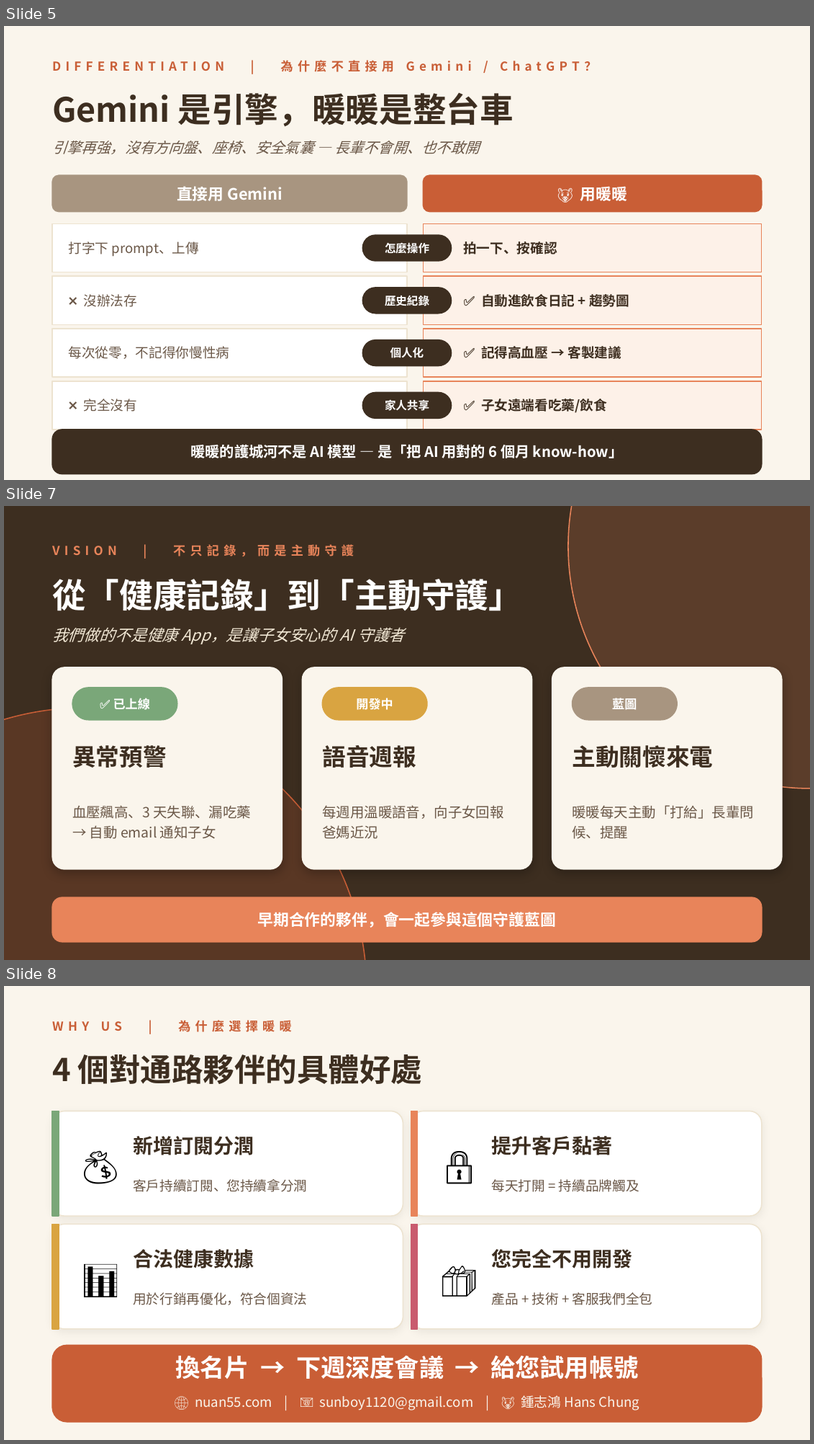
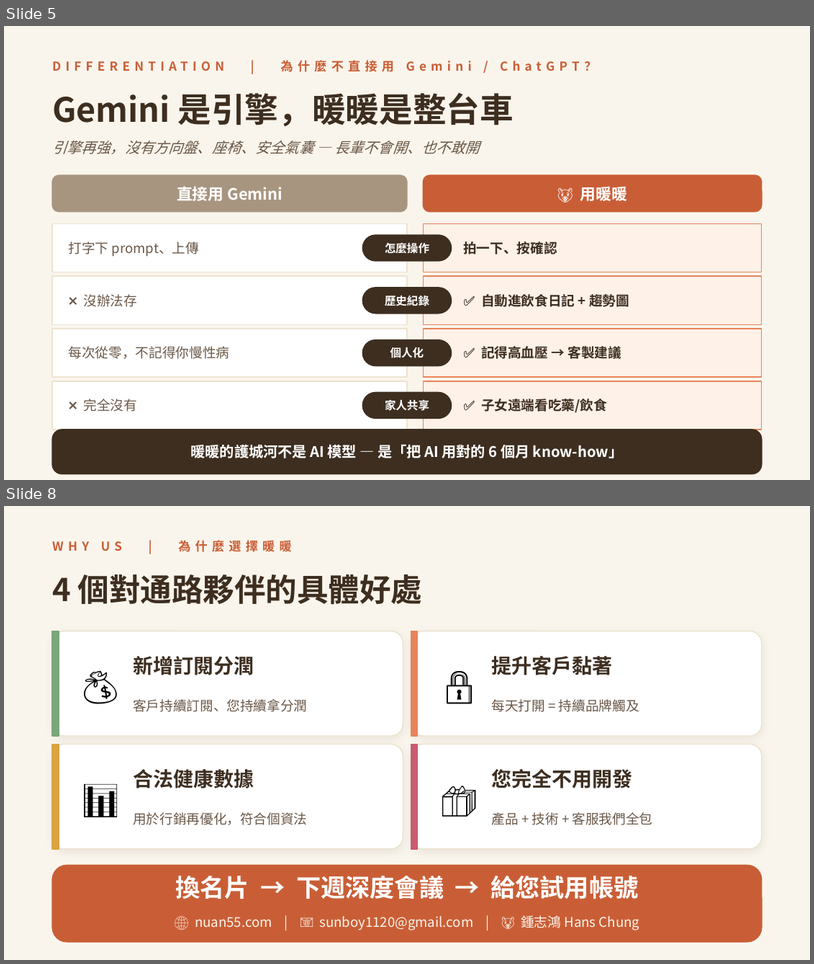
Before and after one commit to HansChung/55-health, a slide deck: pitch/暖暖-通路招商-5min.pptx. Shown one above the other, each under a label of ours: slides 5, 7 and 8 before the commit, slides 5 and 8 after it; the slides between them are not shown. The pictures are 814x1444 and 814x964 pixels, drawn with LibreOffice and Linux fonts; fonts in the diff are those of the drawing. Boxes give left, top, right and bottom in pixels: in the first picture for what was removed or moved away, otherwise in the second. Text is boxed around its words. In the diff, an @@ line names an element or a change of style, - is before the commit and + after.

Commit message:
feat: upgrade vision slide to 3-horizon partner roadmap
Replace the simple vision slide with a strategic 3-horizon roadmap
(H1 Proactive Care / H2 Health Platform / H3 Silver Ecosystem), each
showing status, features, and the partner revenue opportunity at that
stage. Adds 04-願景藍圖.md with full roadmap narrative and pitch script.

Reframes the product as a growing platform — early partners get
priority and better terms at each new stage.

```diff
--- a/pitch/暖暖-通路招商-5min.pptx
+++ b/pitch/暖暖-通路招商-5min.pptx
@@ slide 7 removed at <box>4,506,810,960</box>, background #3D2E20 @@
@@ ellipse removed at <box>568,506,810,788</box> @@
@@ text removed at <box>52,544,354,556</box> @@
-VISION | 不只記錄，而是主動守護
@@ text removed at <box>52,579,522,611</box> @@
-從「健康記錄」到「主動守護」
@@ text removed at <box>52,627,404,644</box> @@
-我們做的不是健康 App，是讓子女安心的 AI 守護者
@@ rounded rectangle removed at <box>52,667,282,869</box> @@
@@ rounded rectangle removed at <box>302,667,532,869</box> @@
@@ rounded rectangle removed at <box>553,667,782,869</box> @@
@@ rounded rectangle removed at <box>72,687,178,720</box> @@
@@ text removed at <box>113,698,150,710</box> @@
-✅ 已上線
@@ rounded rectangle removed at <box>322,687,427,720</box> @@
@@ text removed at <box>356,698,393,710</box> @@
-開發中
@@ rounded rectangle removed at <box>573,687,677,720</box> @@
@@ text removed at <box>612,695,637,712</box> @@
-藍圖
@@ ellipse removed at <box>4,708,367,960</box> @@
@@ text removed at <box>72,745,167,767</box> @@
-異常預警
@@ text removed at <box>322,745,417,767</box> @@
-語音週報
@@ text removed at <box>573,745,714,767</box> @@
-主動關懷來電
@@ text removed at <box>72,805,251,839</box> @@
-血壓飆高、3 天失聯、漏吃藥 → 自動 email 通知子女
@@ text removed at <box>322,805,504,839</box> @@
-每週用溫暖語音，向子女回報爸媽近況
@@ text removed at <box>573,805,754,839</box> @@
-暖暖每天主動「打給」長輩問候、提醒
@@ rounded rectangle removed at <box>52,897,762,942</box> @@
@@ text removed at <box>257,911,556,927</box> @@
-早期合作的夥伴，會一起參與這個守護藍圖
```
Also in this commit, not shown: 1 slide added, 2 other files.
